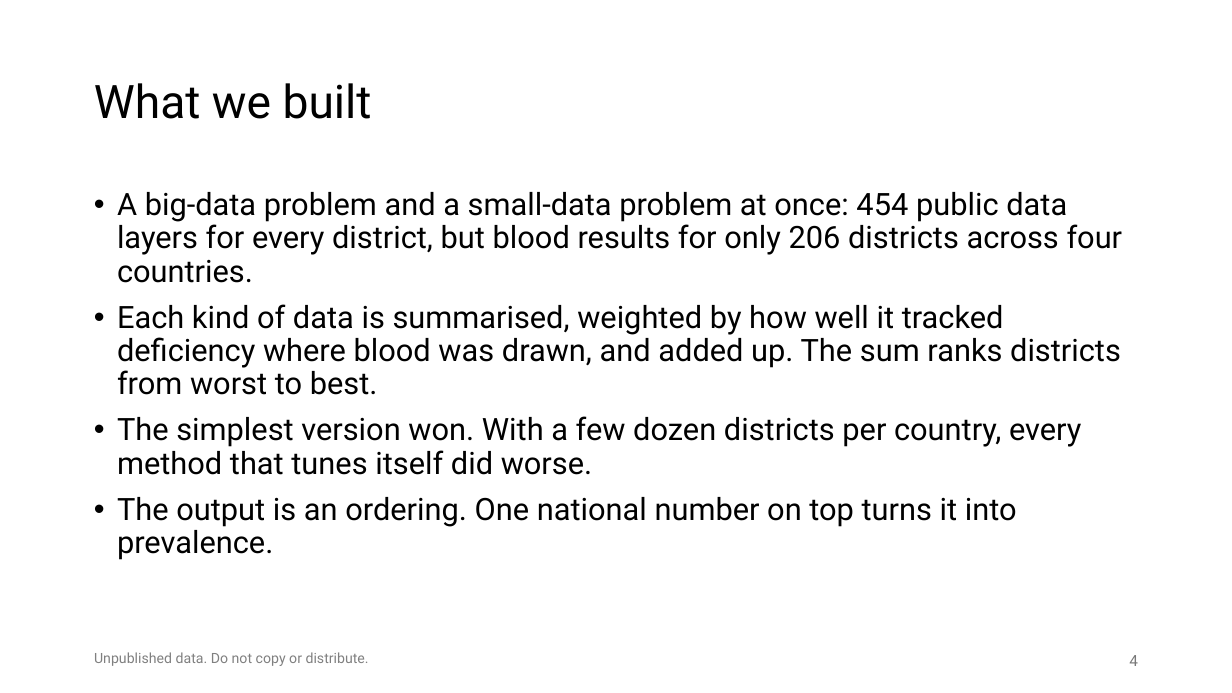
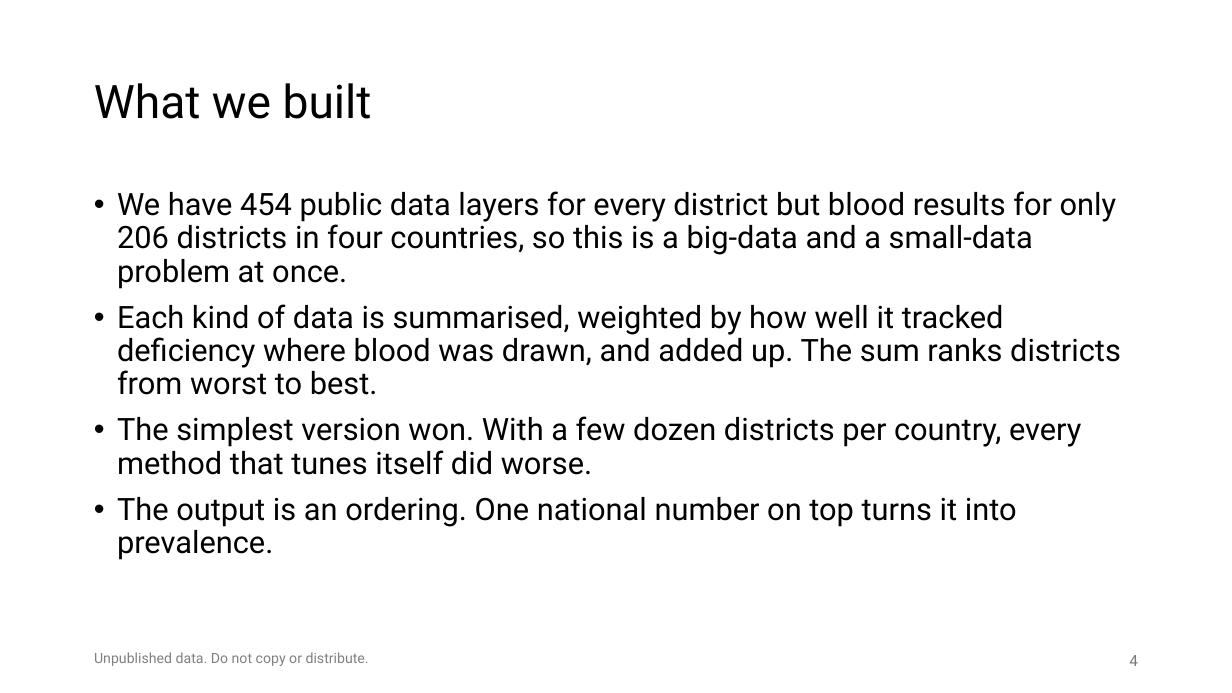
Before and after one commit to amertens/mn-prediction, a slide deck: slide 4 of docs/slides/MN-proxy-policy-deck-2026-09.pptx. Drawn at 1232x693 pixels with LibreOffice and Linux fonts; fonts in the diff are those of the drawing; background and template pictures are left out. Boxes give left, top, right and bottom in pixels: in the first picture for what was removed or moved away, otherwise in the second. Text is boxed around its words. In the diff, an @@ line names an element or a change of style, - is before the commit and + after.

```diff
--- a/docs/slides/MN-proxy-policy-deck-2026-09.pptx
+++ b/docs/slides/MN-proxy-policy-deck-2026-09.pptx
@@ text at [117, 191, 1117, 289]: text changed @@
-• A big-data problem and a small-data problem at once: 454 public data layers for every district, but blood results for only 206 districts across four countries.
+• We have 454 public data layers for every district but blood results for only 206 districts in four countries, so this is a big-data and a small-data problem at once.
```
Also in this commit, not shown: 5 other slides changed, 3 other files.
